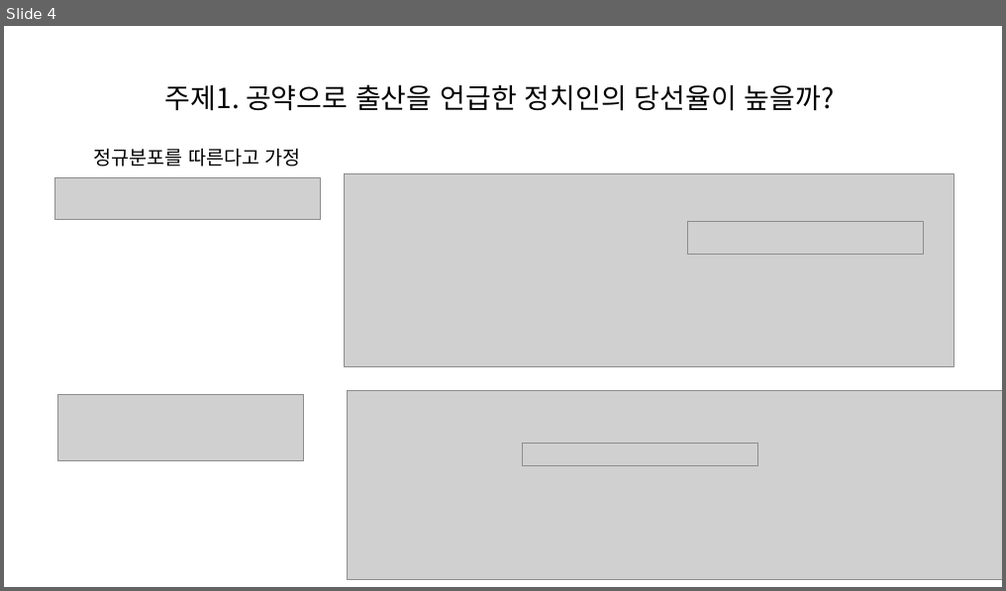
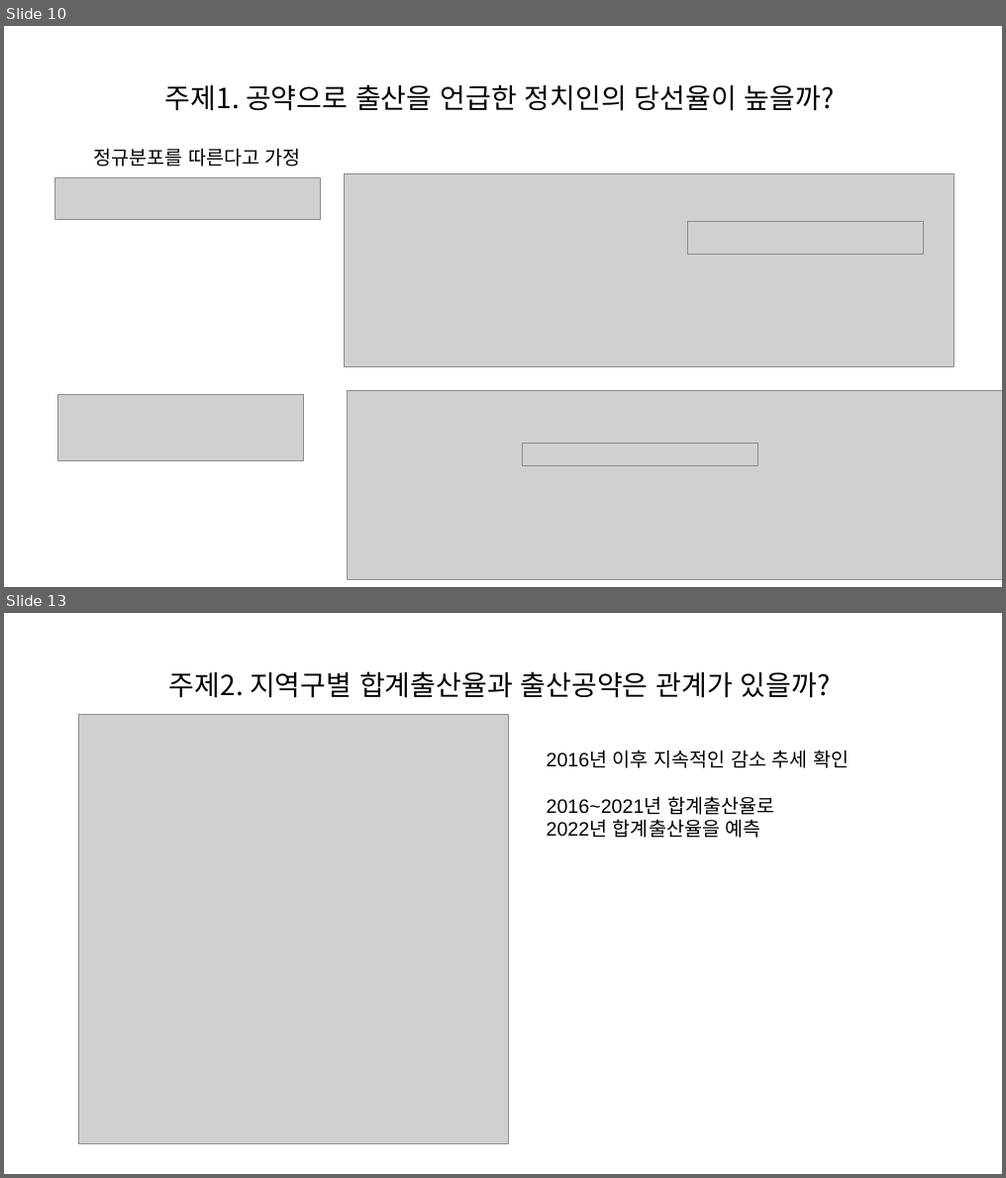
Before and after one commit to JunaHwang/Team1_FirstProject, a slide deck: hsj/data/테스트.pptx. Shown one above the other, each under a label of ours: slide 4 before the commit, slides 10 and 13 after it; the slides between them are not shown. The pictures are 1006x591 and 1006x1178 pixels, drawn with LibreOffice and Linux fonts; fonts in the diff are those of the drawing; grey boxes stand for pictures. Boxes give left, top, right and bottom in pixels: in the first picture for what was removed or moved away, otherwise in the second. Text is boxed around its words. In the diff, an @@ line names an element or a change of style, - is before the commit and + after.

Commit message:
20230419 출산 공약 완료 및 여가 데이터셋 추가

```diff
--- a/hsj/data/테스트.pptx
+++ b/hsj/data/테스트.pptx
@@ slide 13 added at [4, 613, 1002, 1174], background #FFFFFF @@
@@ title added at [169, 671, 831, 698], 20 pt, text #000000 @@
+주제2. 지역구별 합계출산율과 출산공약은 관계가 있을까?
@@ picture added at [79, 715, 508, 1144] @@
@@ text added at [547, 750, 848, 838], 14 pt, text #000000 @@
+2016년 이후 지속적인 감소 추세 확인
+2016~2021년 합계출산율로
+2022년 합계출산율을 예측
@@ what was slide 4 is now slide 10 @@
```
Also in this commit, not shown: 12 other slides added, 9 other files.
